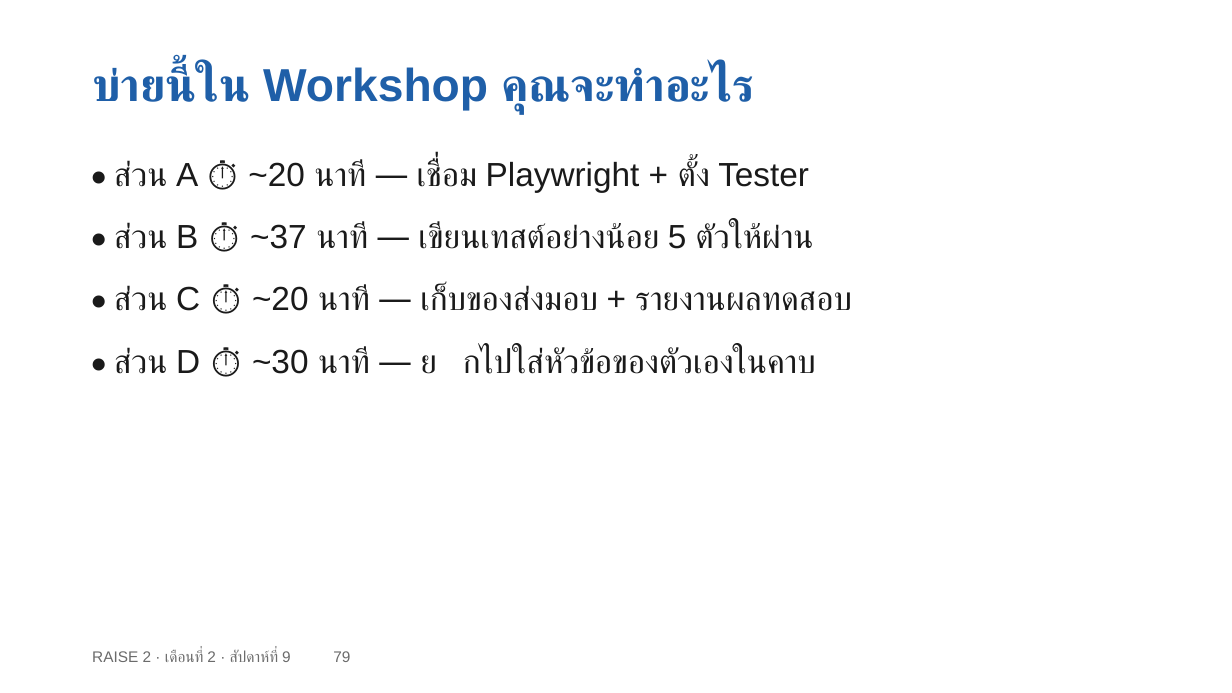
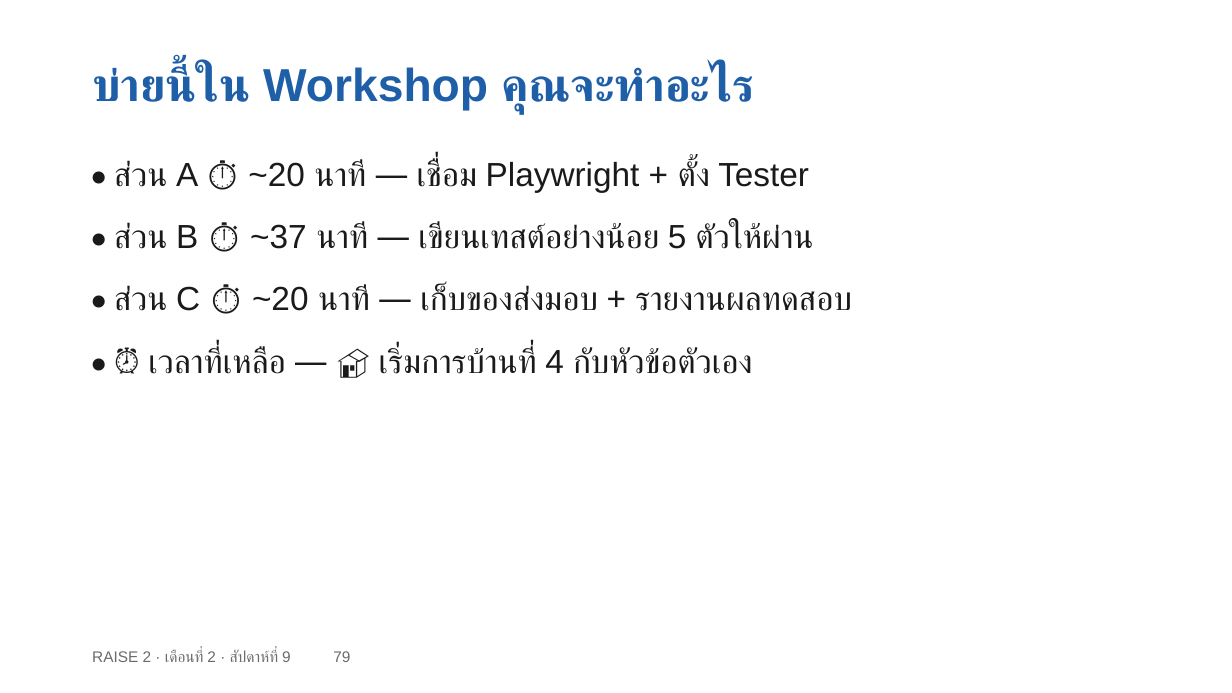
Before and after one commit to cnacha-mfu/raise2-module2, a slide deck: slide 79 of materials/week9/w9-slides.pptx. Drawn at 1232x693 pixels with LibreOffice and Linux fonts; fonts in the diff are those of the drawing. Boxes give left, top, right and bottom in pixels: in the first picture for what was removed or moved away, otherwise in the second. Text is boxed around its words. In the diff, an @@ line names an element or a change of style, - is before the commit and + after.

```diff
--- a/materials/week9/w9-slides.pptx
+++ b/materials/week9/w9-slides.pptx
@@ text at [148, 347, 753, 374]: text changed @@
-• ส่วน D ⏱ ~30 นาที — 🏠 ยกไปใส่หัวข้อของตัวเองในคาบ
+• ⏰ เวลาที่เหลือ — 🏠 เริ่มการบ้านที่ 4 กับหัวข้อตัวเอง
```
Also in this commit, not shown: 1 other slide changed, 3 other files.
